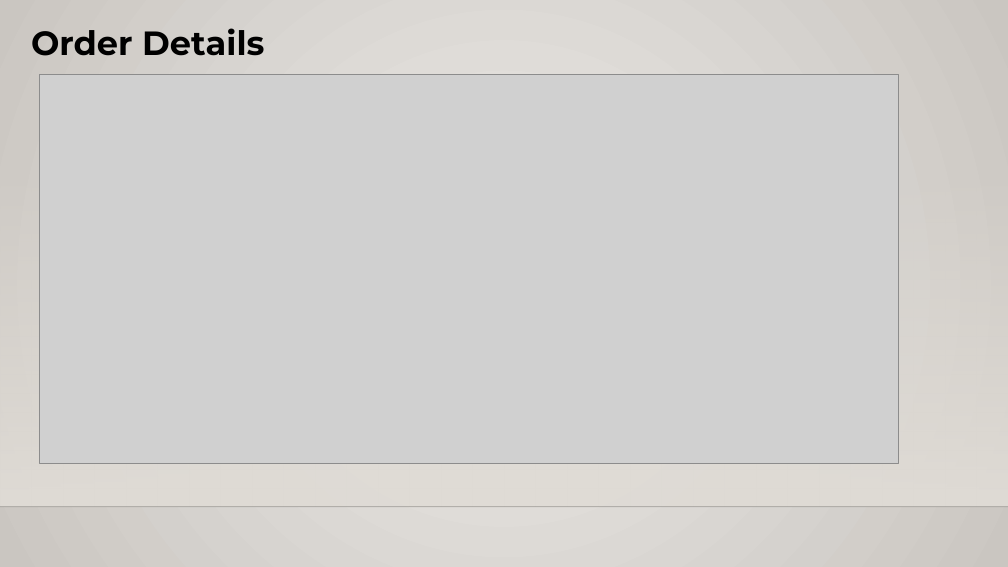
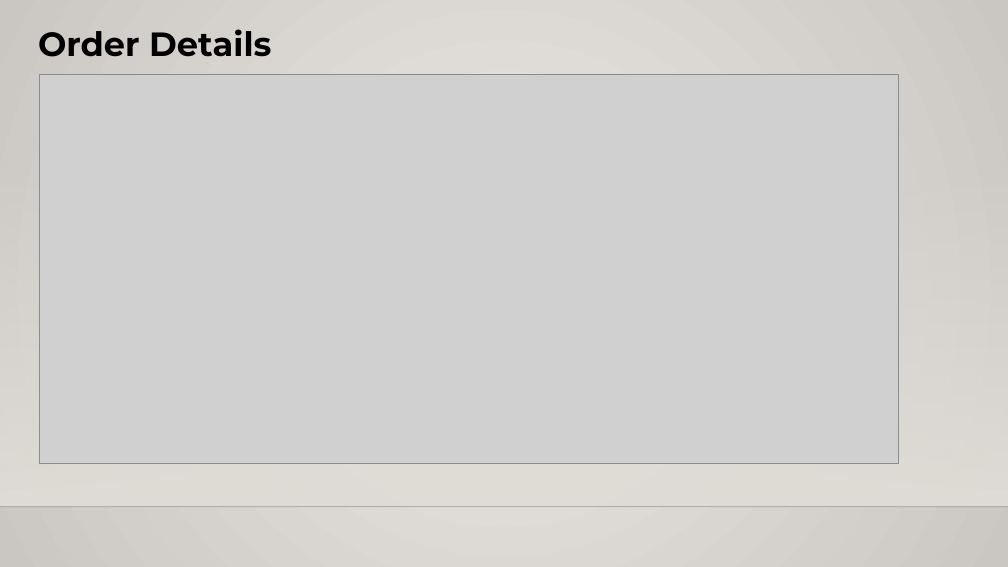
Before and after one commit to Shalini2802/portfolio, a slide deck: slide 8 of images/Restaurant Sales.pptx (slide 6 before the commit). Drawn at 1008x567 pixels with LibreOffice and Linux fonts; fonts in the diff are those of the drawing; grey boxes stand for pictures; background and template pictures are left out. Boxes give left, top, right and bottom in pixels: in the first picture for what was removed or moved away, otherwise in the second. Text is boxed around its words. In the diff, an @@ line names an element or a change of style, - is before the commit and + after.

```diff
--- a/images/Restaurant Sales.pptx
+++ b/images/Restaurant Sales.pptx
@@ text "Order Details": place and size @@
-text "Order Details" at bbox=[31, 28, 264, 56]
+text "Order Details" at bbox=[38, 29, 271, 57]
```
Also in this commit, not shown: 1 other slide changed, 14 slides added, 8 slides removed, 43 other files.
